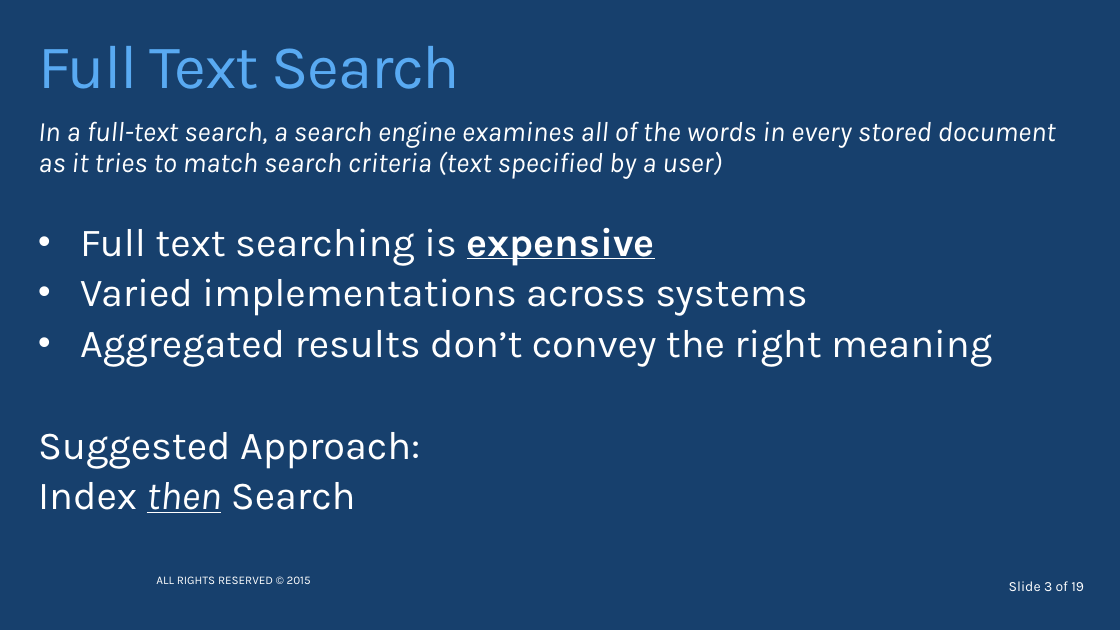
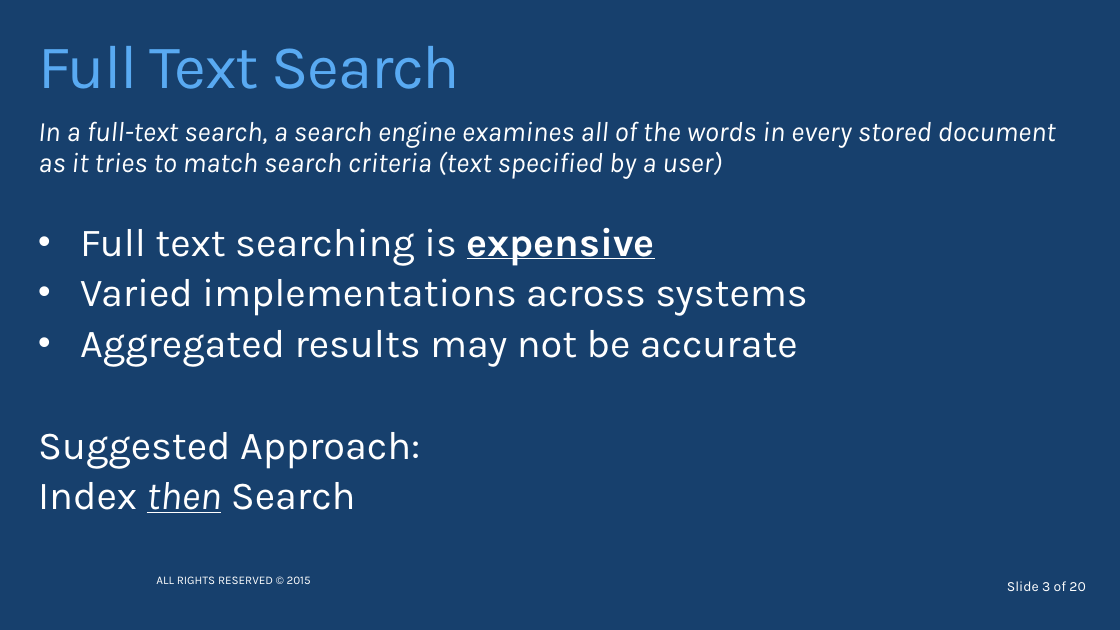
Before and after one commit to timgabrhel/NewCC2015.AzureSearch, a slide deck: slide 3 of NewCC2015.AzureSearch.pptx. Drawn at 1120x630 pixels with LibreOffice and Linux fonts; fonts in the diff are those of the drawing; background and template pictures are left out. Boxes give left, top, right and bottom in pixels: in the first picture for what was removed or moved away, otherwise in the second. Text is boxed around its words. In the diff, an @@ line names an element or a change of style, - is before the commit and + after.

```diff
--- a/NewCC2015.AzureSearch.pptx
+++ b/NewCC2015.AzureSearch.pptx
@@ text at bbox=[80, 330, 798, 367]: text changed @@
-• Aggregated results don’t convey the right meaning
+• Aggregated results may not be accurate
@@ text at bbox=[1007, 581, 1085, 591]: text changed @@
-Slide 3 of 19
+Slide 3 of 20
```
Also in this commit, not shown: 7 other slides changed, 1 slide added, 1 other file.
